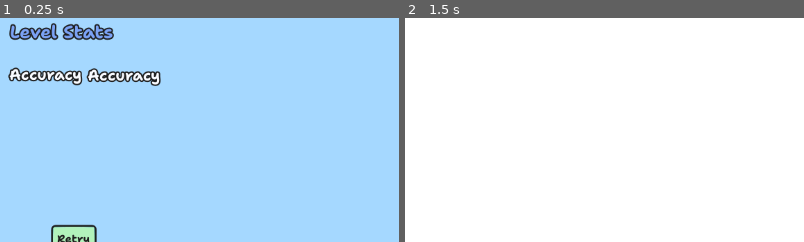
Above: before the commit, frames 1-2 (left to right).
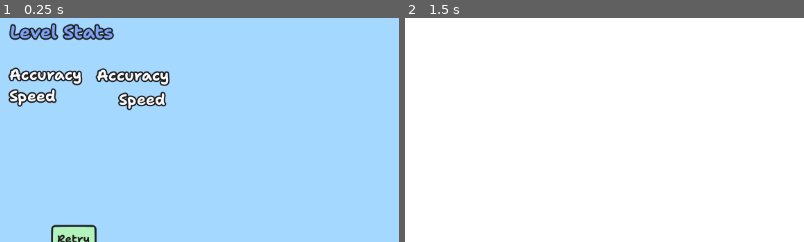
Above: after the commit, the same moments.

Repository: sininen-blue/logic-gate-tesseract
Game: Godot game, scene res://ui/level_complete.tscn
The game is run twice, just before and just after one commit, with the same random seed, the same clock (stepped at 60 frames per second) and the same inputs. This scene is started directly instead of the project's main scene.
Inputs:
- Up to frame 1 (0.25 s): no input
- Up to frame 2 (1.5 s): click "Retry" at 0.5 s; click "RUN" at 1.25 s
The pictures show only the part of the screen within x 20-70%, y 29-78%; the shares and areas given below are measured in that part.

The runs differ from the first frame. In frame 1, 2.2% of the frame differs, in the area x 2-43%, y 22-42%; in frame 2, nothing differs.
Error in both runs: Invalid access to property or key 'data' on a base object of type 'Nil'. (res://ui/truth_table_container.gd:11)

Commit message:
added speed value and colors to complete

Diff:
--- a/simulation/data_manager.gd
+++ b/simulation/data_manager.gd
@@ -4,6 +4,8 @@
 var current_stage : DirAccess
 var current_level : JSON
 var is_custom : bool = false
+
+var level_clear_speed: int = 0
 
 var settings: Dictionary = {
 	"use_path": true,
--- a/simulation/simulation-manager.gd
+++ b/simulation/simulation-manager.gd
@@ -15,6 +15,7 @@
 var end_gates : Array[Gate]
 
 var mouse_in_trash_bin: bool = false
+var time_spent: int = 0
 
 @export var GATE_SCENE : PackedScene
 @onready var LEVEL : JSON = DataManager.current_level
@@ -302,6 +303,9 @@
 	if simulation_running:
 		return
 
+	# set speed value
+	DataManager.level_clear_speed = time_spent
+
 	simulation_running = true
 	var truth_table : Array[Array] = generate_truth_table(len(start_gates))
 	var end_values : Array[String]
@@ -355,3 +359,7 @@
 
 func _on_trash_container_mouse_exited() -> void:
 	mouse_in_trash_bin = false
+
+
+func _on_timer_timeout() -> void:
+	time_spent += 1
--- a/simulation/simulation.tscn
+++ b/simulation/simulation.tscn
@@ -1,7 +1,8 @@
-[gd_scene load_steps=15 format=3 uid="uid://swjkfmyam37c"]
+[gd_scene load_steps=16 format=3 uid="uid://swjkfmyam37c"]
 
 [ext_resource type="Script" path="res://simulation/simulation-manager.gd" id="1_qo526"]
 [ext_resource type="PackedScene" uid="uid://psym6w7moids" path="res://simulation/gate.tscn" id="2_8m28h"]
+[ext_resource type="Theme" uid="uid://dh7cgp4wswxi3" path="res://ui/themes/lessBold.tres" id="3_caabb"]
 [ext_resource type="Script" path="res://simulation/formula_container.gd" id="3_qlwgx"]
 [ext_resource type="PackedScene" uid="uid://dpd7dfojh77bw" path="res://simulation/formula_label.tscn" id="3_qwkcl"]
 [ext_resource type="Texture2D" uid="uid://bakndx3eqlal4" path="res://assets/simulation/and.png" id="5_571u2"]
@@ -58,10 +59,11 @@
 [node name="FormulaContainer" type="VBoxContainer" parent="CanvasLayer/UI"]
 custom_minimum_size = Vector2(359, 183)
 layout_mode = 0
-offset_left = 90.0
-offset_top = 57.0
-offset_right = 449.0
-offset_bottom = 240.0
+offset_left = 26.0
+offset_top = 77.0
+offset_right = 385.0
+offset_bottom = 260.0
+theme = ExtResource("3_caabb")
 script = ExtResource("3_qlwgx")
 formula_label = ExtResource("3_qwkcl")
 
@@ -157,6 +159,7 @@
 grow_vertical = 2
 
 [node name="Sprite2D" type="Sprite2D" parent="CanvasLayer/UI/FlowContainer/TrashContainer/Control"]
+z_index = -1
 scale = Vector2(0.7, 0.7)
 texture = ExtResource("13_ihso0")
 
@@ -204,7 +207,11 @@
 offset_bottom = 65.0
 text = "Back"
 
+[node name="Timer" type="Timer" parent="."]
+autostart = true
+
 [connection signal="mouse_entered" from="CanvasLayer/UI/FlowContainer/TrashContainer" to="." method="_on_control_mouse_entered"]
 [connection signal="mouse_exited" from="CanvasLayer/UI/FlowContainer/TrashContainer" to="." method="_on_trash_container_mouse_exited"]
 [connection signal="pressed" from="CanvasLayer/UI/InfoButton" to="." method="_on_info_button_pressed"]
 [connection signal="pressed" from="CanvasLayer/UI/BackButton" to="." method="_on_back_button_pressed"]
+[connection signal="timeout" from="Timer" to="." method="_on_timer_timeout"]
--- a/ui/level_complete.gd
+++ b/ui/level_complete.gd
@@ -3,9 +3,13 @@
 const simulation_scene: String = "uid://swjkfmyam37c"
 const custom_level_scene: String = "uid://bwlvlfljyekts"
 const level_select_scene: String = "uid://yrih2e5sant0"
+const RED_BUTTON = preload("res://ui/themes/redButton.tres")
+const RED_BOLDER = preload("res://ui/themes/RedBolder.tres")
 
 @onready var title: Label = $TitleLabel
-@onready var accuracy: Label = $"%Accuracy"
+@onready var accuracy_value_label: Label = $"%AccuracyValueLabel"
+@onready var speed_value_label: Label = %SpeedValueLabel
+@onready var continue_button: Button = $LevelPass/ContinueButton
 
 @onready var truth_table_container: VBoxContainer =$"%TruthTableContainer"
 
@@ -27,13 +31,21 @@
 func _on_truth_table_container_done(correct: Variant, full: Variant) -> void:
 	var title_text: String = ""
 	if correct == full:
-		title_text = "Level Passed"
+		title_text = "Level Passed !"
+		continue_button.text = "Continue"
 		save_data()
 	else:
 		title_text = "Level Failed"
+		continue_button.text = "Back"
+		continue_button.theme = RED_BUTTON
+		title.theme = RED_BOLDER
 
 	title.text = title_text
-	accuracy.text = str(correct, "/", full)
+	accuracy_value_label.text = str(correct, "/", full)
+	speed_value_label.text = str(DataManager.level_clear_speed,"s")
+
+	# cleanup
+	DataManager.level_clear_speed = 0
 
 func save_data() -> void:
 	var level_data : Dictionary = DataManager.current_level.data
--- a/ui/level_complete.tscn
+++ b/ui/level_complete.tscn
@@ -89,19 +89,50 @@
 theme = ExtResource("3_347lg")
 text = "Accuracy"
 
-[node name="Accuracy" type="Label" parent="LevelPass"]
+[node name="AccuracyValueLabel" type="Label" parent="LevelPass"]
 unique_name_in_owner = true
 layout_mode = 1
 anchors_preset = 5
 anchor_left = 0.5
 anchor_right = 0.5
-offset_left = -227.0
+offset_left = -215.0
 offset_top = 117.0
-offset_right = -124.0
-offset_bottom = 140.0
+offset_right = -110.0
+offset_bottom = 148.0
 grow_horizontal = 2
 theme = ExtResource("3_347lg")
 text = "Accuracy"
+horizontal_alignment = 2
+
+[node name="SpeedLabel" type="Label" parent="LevelPass"]
+layout_mode = 1
+anchors_preset = 5
+anchor_left = 0.5
+anchor_right = 0.5
+offset_left = -341.0
+offset_top = 147.0
+offset_right = -236.0
+offset_bottom = 178.0
+grow_horizontal = 2
+theme = ExtResource("3_347lg")
+text = "Speed
+"
+
+[node name="SpeedValueLabel" type="Label" parent="LevelPass"]
+unique_name_in_owner = true
+layout_mode = 1
+anchors_preset = 5
+anchor_left = 0.5
+anchor_right = 0.5
+offset_left = -221.0
+offset_top = 152.0
+offset_right = -116.0
+offset_bottom = 183.0
+grow_horizontal = 2
+theme = ExtResource("3_347lg")
+text = "Speed
+"
+horizontal_alignment = 2
 
 [node name="ContinueButton" type="Button" parent="LevelPass"]
 layout_mode = 1
--- /dev/null
+++ b/ui/themes/RedBolder.tres
@@ -0,0 +1,10 @@
+[gd_resource type="Theme" load_steps=2 format=3 uid="uid://fficboe8rm5c"]
+
+[ext_resource type="FontFile" uid="uid://d3ya2ni4d4nbf" path="res://assets/UI/font/Static/Shantell_Sans-Normal-Bold.otf" id="1_pywm1"]
+
+[resource]
+Label/colors/font_color = Color(1, 0.788235, 0.788235, 1)
+Label/colors/font_outline_color = Color(0.117647, 0.117647, 0.117647, 1)
+Label/constants/outline_size = 10
+Label/font_sizes/font_size = 64
+Label/fonts/font = ExtResource("1_pywm1")
